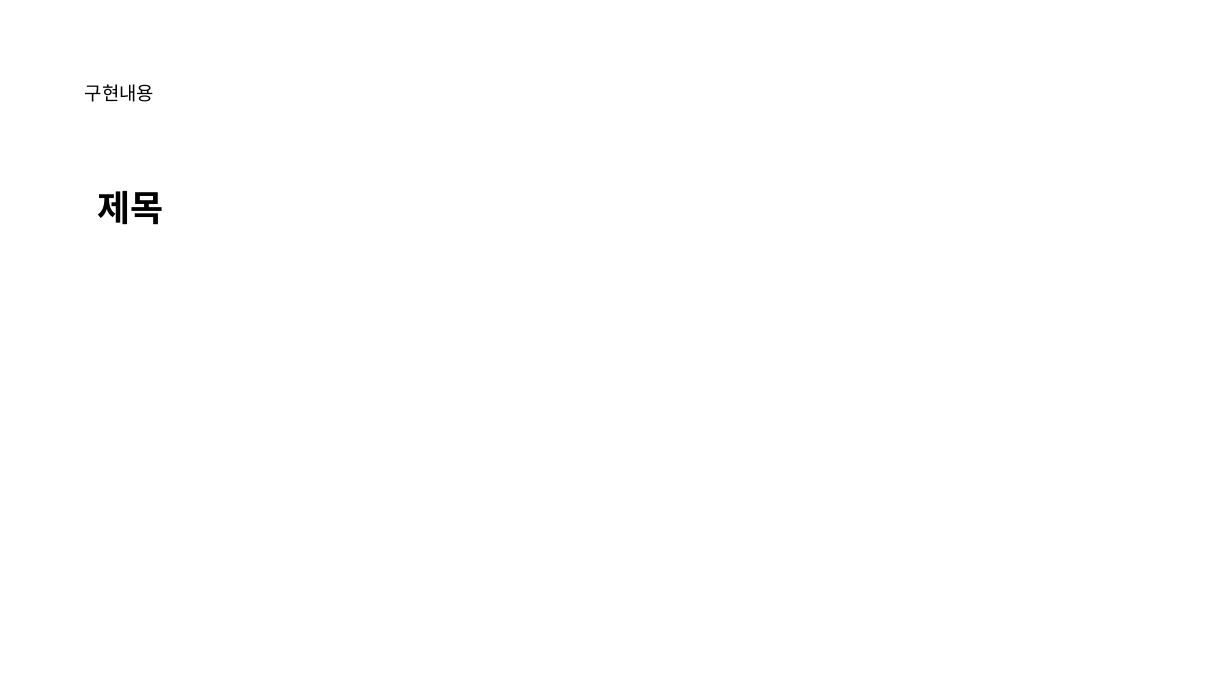
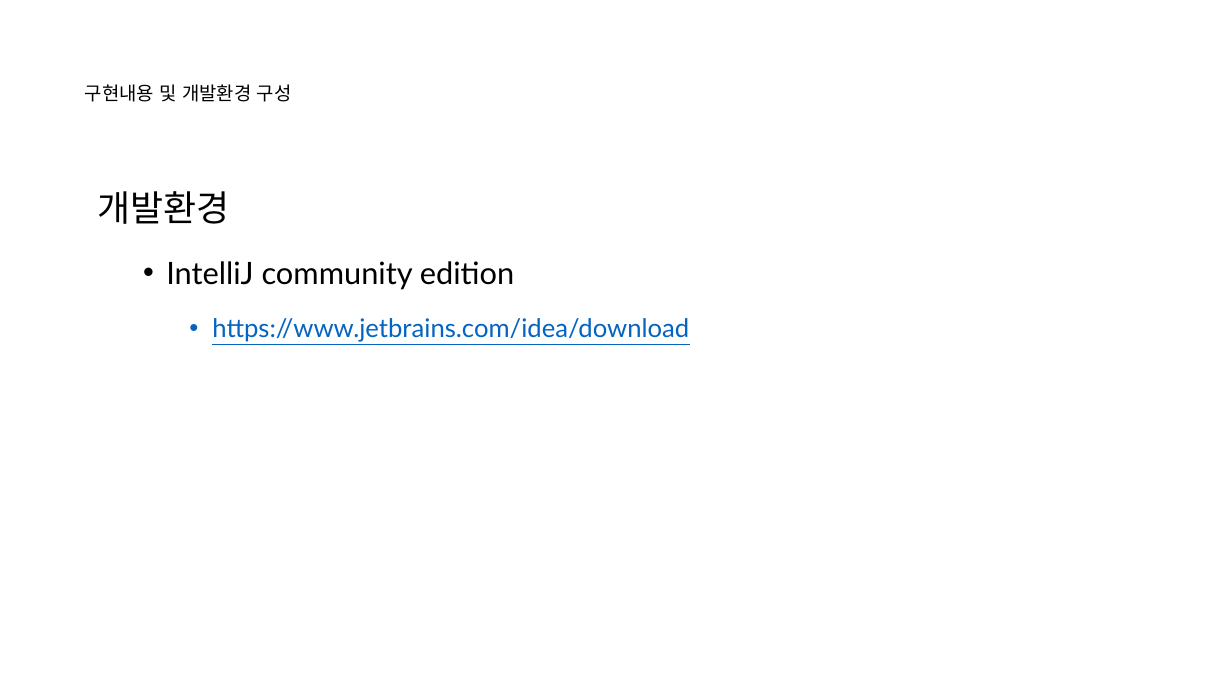
Before and after one commit to nayasis/fastcampus-hyper-webflux, a slide deck: slide 4 of 99.ppt/[Ch4-2. 동기 서비스 구현 (Spring MVC)].pptx (slide 3 before the commit). Drawn at 1232x693 pixels with LibreOffice and Linux fonts; fonts in the diff are those of the drawing; background and template pictures are left out. Boxes give left, top, right and bottom in pixels: in the first picture for what was removed or moved away, otherwise in the second. Text is boxed around its words. In the diff, an @@ line names an element or a change of style, - is before the commit and + after.

```diff
--- a/99.ppt/[Ch4-2. 동기 서비스 구현 (Spring MVC)].pptx
+++ b/99.ppt/[Ch4-2. 동기 서비스 구현 (Spring MVC)].pptx
@@ title at (x1=85, y1=84, x2=292, y2=102): text changed @@
-구현내용
+구현내용 및 개발환경 구성
@@ text at (x1=97, y1=191, x2=689, y2=342): text changed; size 21 to 15 pt; text colour #000000 to #0563C1; bold off @@
-제목
+개발환경
+  • IntelliJ community edition
+    • https://www.jetbrains.com/idea/download
```
Also in this commit, not shown: 3 other slides changed, 4 slides added, 3 other files.
